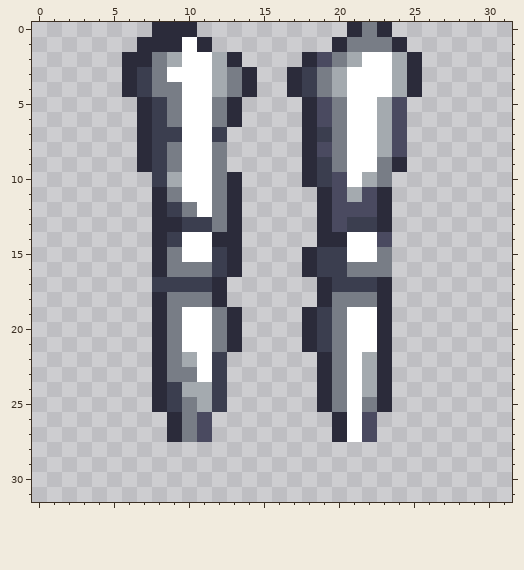
File history of a pixel-art sprite, public/images/soverain-legs.png. The first picture shows the starting point.
The file is 32x32 pixels. The old version is drawn lined up with the new one.
The result:
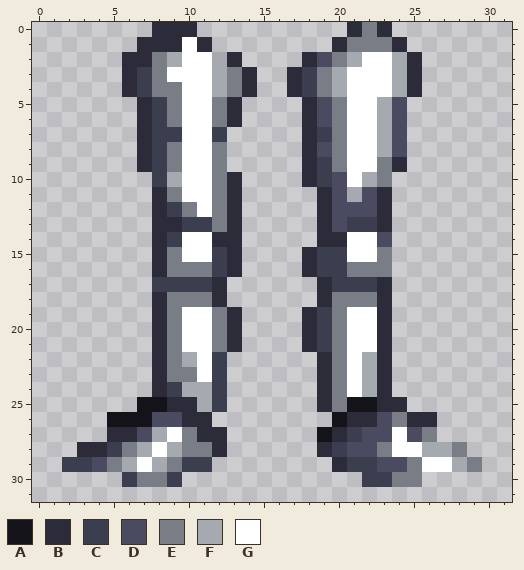
Palette (. is transparent): A #131319  B #2b2b3a  C #3b3e4f  D #4a4a60  E #787d86  F #a4aaaf  G #ffffff
What changed:
whole drawing moved by +0,-2 (the old picture is shown already moved)
The edit adds colour A in row 25 at x 7; in row 26 at x 5 to 7; in row 27 at x 19.
Colour B gives way to colour A in row 25 at x 8; in row 26 at x 20.
Colour E gives way to colour A in row 25 at x 22.
Colour G gives way to colour A in row 25 at x 21.
The edit adds colour B in row 25 at x 24; in row 26 at x 25 to 26; in row 27 at x 5 to 6 and 12; in row 28 at x 3 to 4, 12 and 19; in row 29 at x 20.
Colour C gives way to colour B in row 25 at x 9.
Colour D gives way to colour B in row 26 at x 11 and 22; in row 27 at x 11.
Colour E gives way to colour B in rows 25 to 26 at x 10.
Colour G gives way to colour B in row 26 at x 21.
The edit adds colour C in row 28 at x 5 and 20; in row 29 at x 2 to 3, 10 to 11 and 21 to 22; in row 30 at x 6, 9 and 22 to 23.
Colour G gives way to colour C in row 27 at x 21.
The edit adds colour D in row 26 at x 8 and 23; in row 27 at x 7, 23 and 25; in row 28 at x 21 to 22; in row 29 at x 4 and 23 to 24.
Colour B gives way to colour D in row 26 at x 9.
The edit adds colour E in row 26 at x 24; in row 27 at x 26; in row 28 at x 6, 10 to 11, 23 and 28; in row 29 at x 5, 9, 25 and 29; in row 30 at x 7 to 8 and 24 to 25.
The edit adds colour F in row 27 at x 8; in row 28 at x 7, 9 and 26 to 27; in row 29 at x 6, 8 and 28.
The edit adds colour G in row 27 at x 24; in row 28 at x 8 and 24 to 25; in row 29 at x 7 and 26 to 27.
Colour B gives way to colour G in row 27 at x 9.
Boxes around the changes in both pictures, in picture pixels (x1, y1, x2, y2):
changed: (62, 397, 227, 487)
changed: (317, 397, 482, 487)
